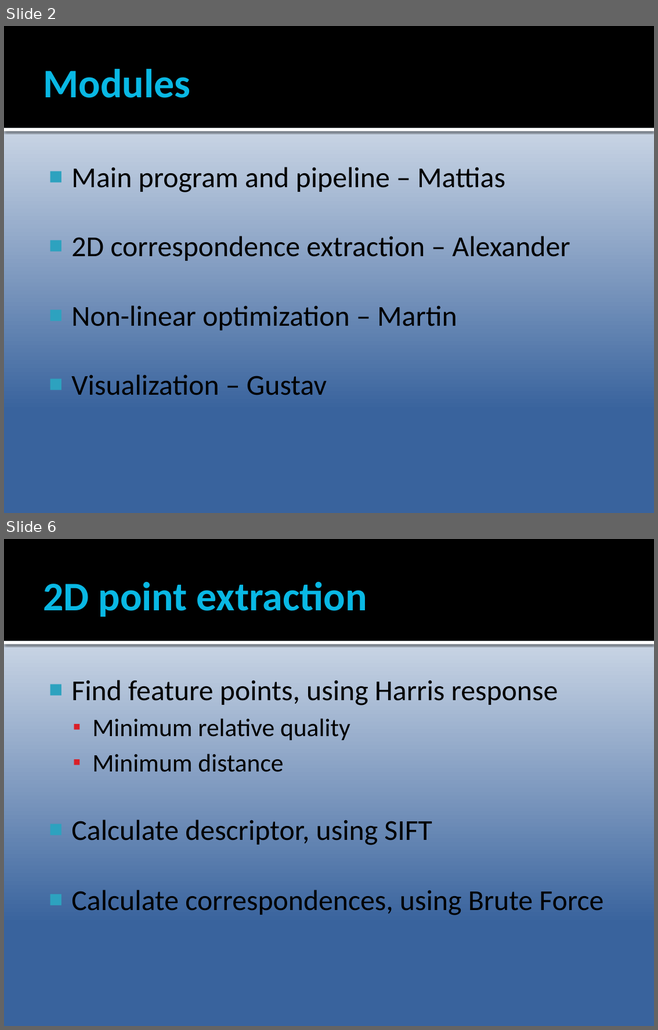
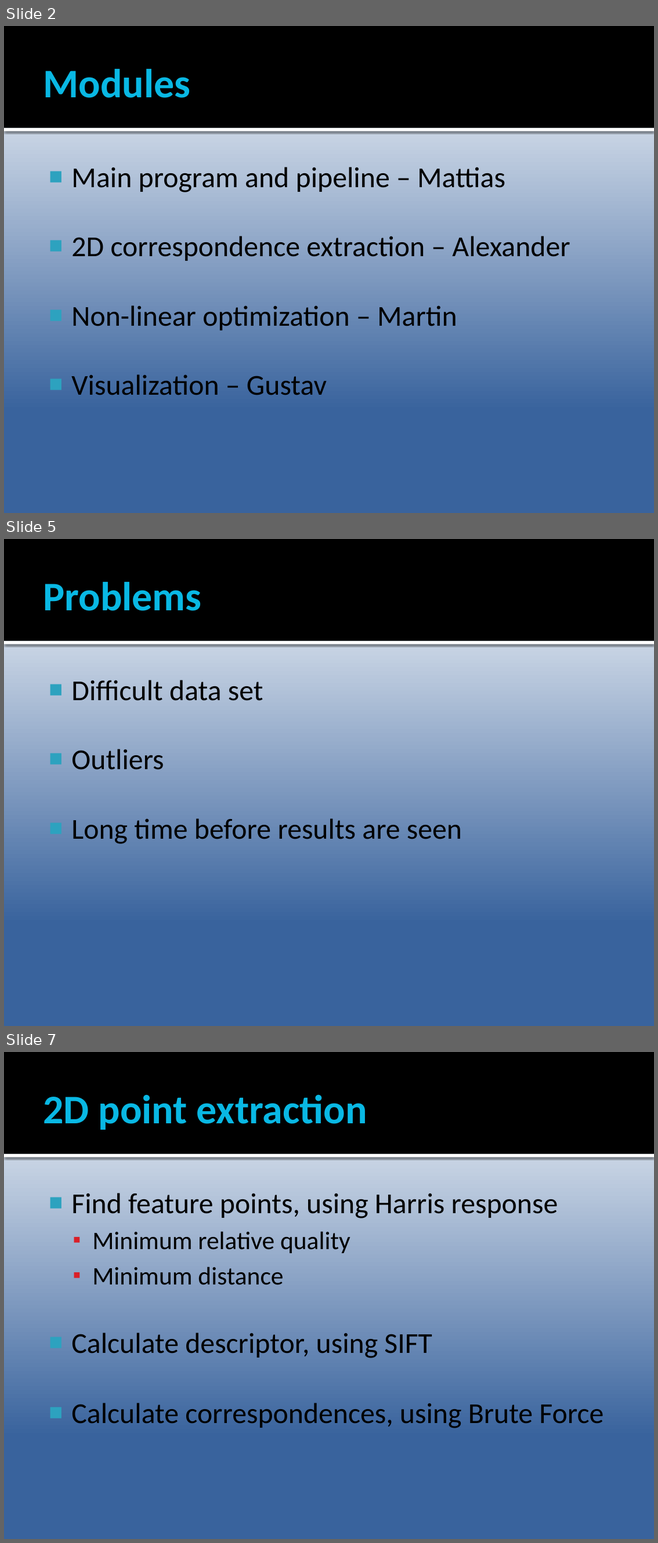
Before and after one commit to Epipolarna/Tracking, a slide deck: 3D Reconstruction/Documentation/TSBB15prez.pptx. Shown one above the other, each under a label of ours: slides 2 and 6 before the commit, slides 2, 5 and 7 after it; the slides between them are not shown. The pictures are 658x1030 and 658x1543 pixels, drawn with LibreOffice and Linux fonts; fonts in the diff are those of the drawing. Boxes give left, top, right and bottom in pixels: in the first picture for what was removed or moved away, otherwise in the second. Text is boxed around its words. In the diff, an @@ line names an element or a change of style, - is before the commit and + after.

```diff
--- a/3D Reconstruction/Documentation/TSBB15prez.pptx
+++ b/3D Reconstruction/Documentation/TSBB15prez.pptx
@@ slide 5 added at <box>4,539,654,1026</box>, background gradient #FFFFFF to #39639D; not listed: 2 template elements that a slide beside it also shows @@
@@ title added at <box>43,582,202,611</box>, 45 pt, text #08B8E4, bold @@
+Problems
@@ text added at <box>71,680,462,844</box>, 32 pt, text #000000 @@
+■ Difficult data set
+■ Outliers
+■ Long time before results are seen
@@ what was slide 6 is now slide 7 @@
```
Also in this commit, not shown: 2 slides changed, 1 other slide added, 1 slide removed, 1 other file.
